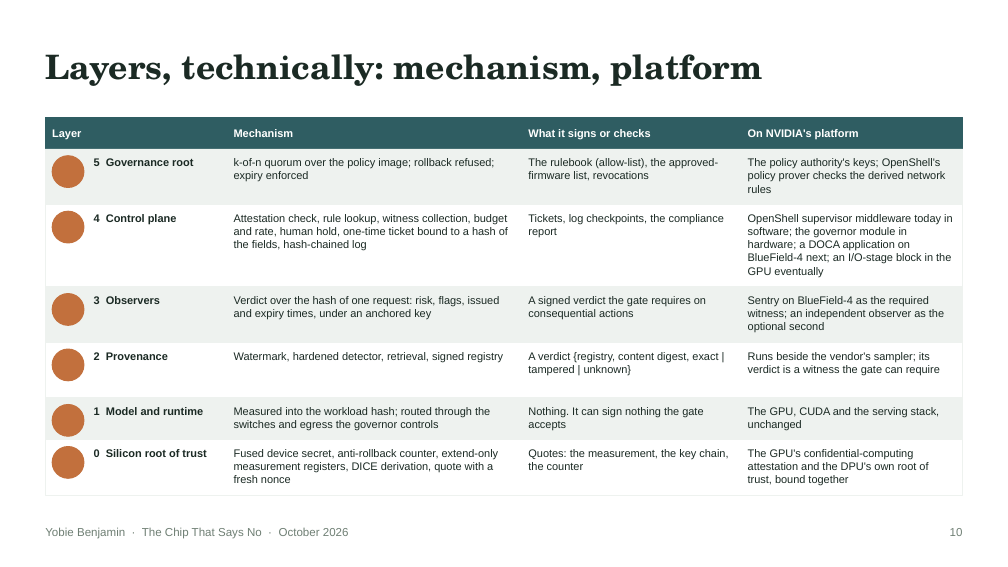
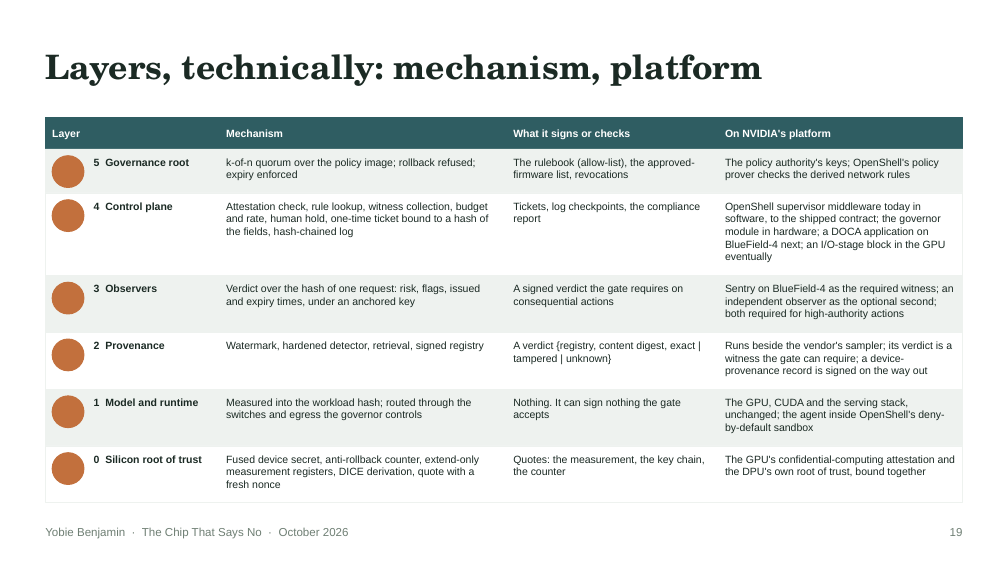
Before and after one commit to YobieBenjamin/safety-governor, a slide deck: slide 19 of docs/brief/chip-that-says-no-brief.pptx (slide 10 before the commit). Drawn at 1008x567 pixels with LibreOffice and Linux fonts; fonts in the diff are those of the drawing; background and template pictures are left out. Boxes give left, top, right and bottom in pixels: in the first picture for what was removed or moved away, otherwise in the second. Text is boxed around its words. In the diff, an @@ line names an element or a change of style, - is before the commit and + after.

```diff
--- a/docs/brief/chip-that-says-no-brief.pptx
+++ b/docs/brief/chip-that-says-no-brief.pptx
@@ text "Mechanism": place and size @@
-text "Mechanism" at box(234, 129, 294, 137)
+text "Mechanism" at box(226, 129, 283, 137)
@@ text "What it signs or checks": place and size @@
-text "What it signs or checks" at box(528, 129, 651, 140)
+text "What it signs or checks" at box(513, 129, 631, 140)
@@ text "On NVIDIA's platform": place and size @@
-text "On NVIDIA's platform" at box(748, 129, 859, 140)
+text "On NVIDIA's platform" at box(725, 129, 831, 139)
@@ rectangle: place and size @@
-rectangle at box(45, 149, 963, 204)
+rectangle at box(45, 149, 963, 193)
@@ text "k-of-n quorum over the policy ...": place and size @@
-text "k-of-n quorum over the policy ..." at box(234, 158, 495, 182)
+text "k-of-n quorum over the policy ..." at box(226, 158, 476, 180)
@@ text "The rulebook (allow-list), the approved-firmware ...": place and size @@
-text "The rulebook (allow-list), the approved-firmware ..." at box(528, 158, 718, 181)
+text "The rulebook (allow-list), the approved-firmware ..." at box(513, 158, 695, 180)
@@ size 10.5 to 10 pt in 24 elements at box(52, 129, 80, 139), box(226, 129, 283, 137), box(725, 129, 831, 139), box(513, 129, 631, 140), box(94, 455, 202, 463), box(226, 455, 479, 488), box(226, 398, 472, 420), box(94, 202, 172, 212), box(94, 341, 164, 349), box(226, 158, 476, 180), box(94, 284, 157, 292), box(226, 341, 484, 351), box(226, 202, 489, 237), box(226, 284, 480, 307), box(513, 455, 705, 475), box(94, 398, 198, 406), box(94, 158, 189, 166), box(513, 398, 680, 420), box(725, 455, 955, 477), box(513, 341, 695, 364), box(513, 202, 700, 224), box(513, 284, 684, 307), box(513, 158, 695, 180), box(725, 158, 939, 180) @@
@@ text "The policy authority's keys; OpenShell's ...": place and size @@
-text "The policy authority's keys; OpenShell's ..." at box(748, 158, 945, 193)
+text "The policy authority's keys; OpenShell's ..." at box(725, 158, 939, 180)
@@ text "4 Control plane": place and size @@
-text "4 Control plane" at box(94, 214, 177, 224)
+text "4 Control plane" at box(94, 202, 172, 212)
@@ text "Attestation check, rule lookup, witness ...": place and size @@
-text "Attestation check, rule lookup, witness ..." at box(234, 214, 508, 251)
+text "Attestation check, rule lookup, witness ..." at box(226, 202, 489, 237)
@@ text "Tickets, log checkpoints, the compliance ...": place and size @@
-text "Tickets, log checkpoints, the compliance ..." at box(528, 214, 724, 237)
+text "Tickets, log checkpoints, the compliance ..." at box(513, 202, 700, 224)
@@ text at box(725, 202, 946, 262): text changed; size 10.5 to 10 pt @@
-OpenShell supervisor middleware today in software; the governor module in hardware; a DOCA application on BlueField-4 next; an I/O-stage block in the GPU eventually
+OpenShell supervisor middleware today in software, to the shipped contract; the governor module in hardware; a DOCA application on BlueField-4 next; an I/O-stage block in the GPU eventually
@@ 4 ellipses, 3 rectangles: place and size @@
-4 ellipses, 3 rectangles at box(45, 204, 963, 436)
+4 ellipses, 3 rectangles at box(45, 193, 963, 428)
@@ text "3 Observers": place and size @@
-text "3 Observers" at box(94, 296, 160, 304)
+text "3 Observers" at box(94, 284, 157, 292)
@@ text "Verdict over the hash of ...": place and size @@
-text "Verdict over the hash of ..." at box(234, 296, 500, 320)
+text "Verdict over the hash of ..." at box(226, 284, 480, 307)
@@ text "A signed verdict the gate ...": place and size @@
-text "A signed verdict the gate ..." at box(528, 296, 706, 320)
+text "A signed verdict the gate ..." at box(513, 284, 684, 307)
@@ text at box(725, 284, 954, 319): text changed; size 10.5 to 10 pt @@
-Sentry on BlueField-4 as the required witness; an independent observer as the optional second
+Sentry on BlueField-4 as the required witness; an independent observer as the optional second; both required for high-authority actions
@@ text "2 Provenance": place and size @@
-text "2 Provenance" at box(94, 352, 168, 360)
+text "2 Provenance" at box(94, 341, 164, 349)
@@ text "Watermark, hardened detector, retrieval, signed ...": place and size @@
-text "Watermark, hardened detector, retrieval, signed ..." at box(234, 352, 503, 362)
+text "Watermark, hardened detector, retrieval, signed ..." at box(226, 341, 484, 351)
@@ text "A verdict {registry, content digest, ...": place and size @@
-text "A verdict {registry, content digest, ..." at box(528, 352, 718, 375)
+text "A verdict {registry, content digest, ..." at box(513, 341, 695, 364)
@@ text at box(725, 341, 952, 376): text changed; size 10.5 to 10 pt @@
-Runs beside the vendor's sampler; its verdict is a witness the gate can require
+Runs beside the vendor's sampler; its verdict is a witness the gate can require; a device-provenance record is signed on the way out
@@ rectangle: place and size @@
-rectangle at box(45, 398, 963, 440)
+rectangle at box(45, 389, 963, 446)
@@ text "1 Model and runtime": place and size @@
-text "1 Model and runtime" at box(94, 407, 203, 415)
+text "1 Model and runtime" at box(94, 398, 198, 406)
@@ text "Measured into the workload hash; ...": place and size @@
-text "Measured into the workload hash; ..." at box(234, 407, 490, 431)
+text "Measured into the workload hash; ..." at box(226, 398, 472, 420)
@@ text "Nothing. It can sign nothing ...": place and size @@
-text "Nothing. It can sign nothing ..." at box(528, 407, 703, 431)
+text "Nothing. It can sign nothing ..." at box(513, 398, 680, 420)
@@ text at box(725, 398, 944, 433): text changed; size 10.5 to 10 pt @@
-The GPU, CUDA and the serving stack, unchanged
+The GPU, CUDA and the serving stack, unchanged; the agent inside OpenShell's deny-by-default sandbox
@@ rectangle: place and size @@
-rectangle at box(45, 440, 963, 495)
+rectangle at box(45, 446, 963, 503)
@@ ellipse: place and size @@
-ellipse at box(52, 447, 84, 479)
+ellipse at box(52, 453, 84, 485)
@@ text "Fused device secret, anti-rollback counter, ...": place and size @@
-text "Fused device secret, anti-rollback counter, ..." at box(234, 449, 499, 483)
+text "Fused device secret, anti-rollback counter, ..." at box(226, 455, 479, 488)
@@ text "Quotes: the measurement, the key ...": place and size @@
-text "Quotes: the measurement, the key ..." at box(528, 449, 728, 470)
+text "Quotes: the measurement, the key ..." at box(513, 455, 705, 475)
@@ text "The GPU's confidential-computing attestation and ...": place and size @@
-text "The GPU's confidential-computing attestation and ..." at box(748, 449, 928, 486)
+text "The GPU's confidential-computing attestation and ..." at box(725, 455, 955, 477)
@@ text at box(950, 528, 963, 536): text changed @@
-10
+19
```
Also in this commit, not shown: 17 other slides changed, 14 slides added, 12 other files.
